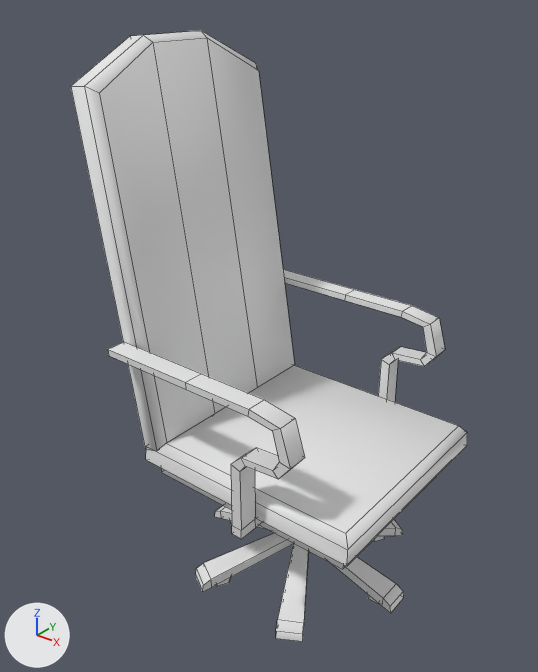
Renders of the OBJ model Assets/Models/Warden Office/mod_Schreibtischstuhl_ArbeitsZ.obj from each side of a commit.
Both versions are drawn from a camera (50 mm lens) standing at (2.16, -3.05, 3.42) and looking at (-0.23, -0.06, 1.57). Arrows for +X, +Y and +Z are at lower left; the lights stay in place. Mesh edges are drawn as thin lines. Where no turn or scale is listed for an object, it has been applied to the vertices.

In view in the first picture: 'mod_Schreibtischstuhl_ArbeitsZ'.
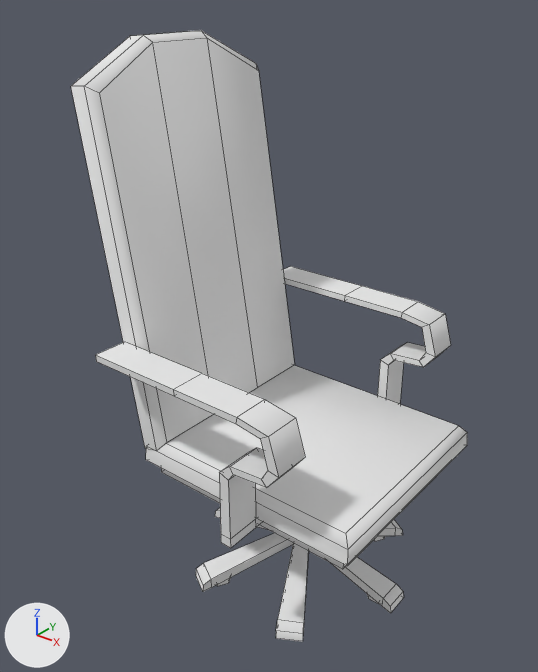
The edits, one by one:
Material 'Material' (mat_material) is new.
Its base color is (0.8, 0.8, 0.8) (white #e7e7e7).
Its roughness is 1.0.
me_mod_schreibtischstuhl_arbeitsz is used by ob_mod_schreibtischstuhl_arbeitsz; location (0.0, 0.0, 0.0).
me_mod_schreibtischstuhl_arbeitsz had 288 vertices, 254 faces and spanned x -1.03..0.73, y -0.78..0.78, z 0.0..3.14.
me_mod_schreibtischstuhl_arbeitsz now has 286 vertices, 246 faces and spans x -1.03..0.73, y -0.86..0.86, z 0.0..3.14.
me_mod_schreibtischstuhl_arbeitsz part 1: the loose piece of 44 vertices spanning x -0.77..0.47, y 0.55..0.78, z 0.79..1.59 is scaled about its middle by (1, 1.77, 1), then moved by (0.0, -0.01, 0.0), in mat_material (white #e7e7e7).
Part 2, on me_mod_schreibtischstuhl_arbeitsz:
2 vertices are removed from x -0.58, y -0.22..0.22, z 0.95.
8 faces are deleted.
20 vertices in x -0.77..0.47, y -0.78, z 0.79..1.59 move by (0.0, -0.08, 0.0).
4 vertices in x 0.09..0.16, y -0.55, z 0.79..0.84 move by (0.0, 0.09, 0.0).
me_mod_schreibtischstuhl_arbeitsz now uses material mat_material (white #e7e7e7).

Boxes (x1, y1, x2, y2) around the edits, measured in the pictures (538 x 672 px; the box of a moved part takes in the faces that stretch with it):
part 1 of me_mod_schreibtischstuhl_arbeitsz, moved or reshaped: before (283, 269, 445, 402); after (283, 266, 451, 404)
part 2 of me_mod_schreibtischstuhl_arbeitsz, cut back: before (108, 342, 305, 539); after (96, 342, 305, 548)
